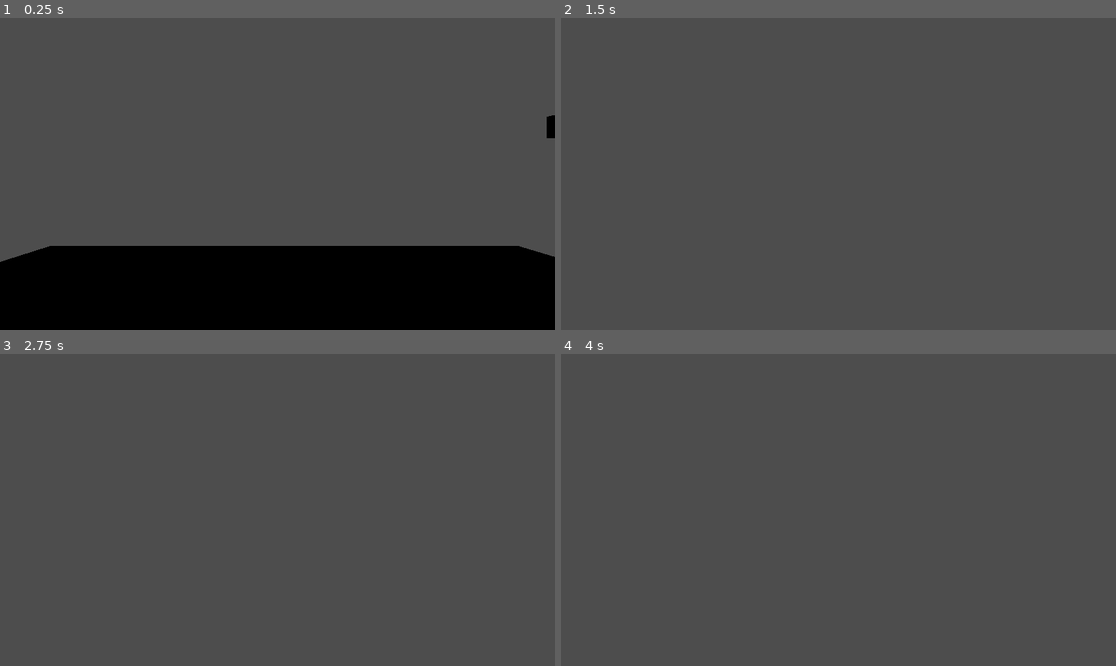
Above: before the commit, frames 1-4 (two rows, left to right).
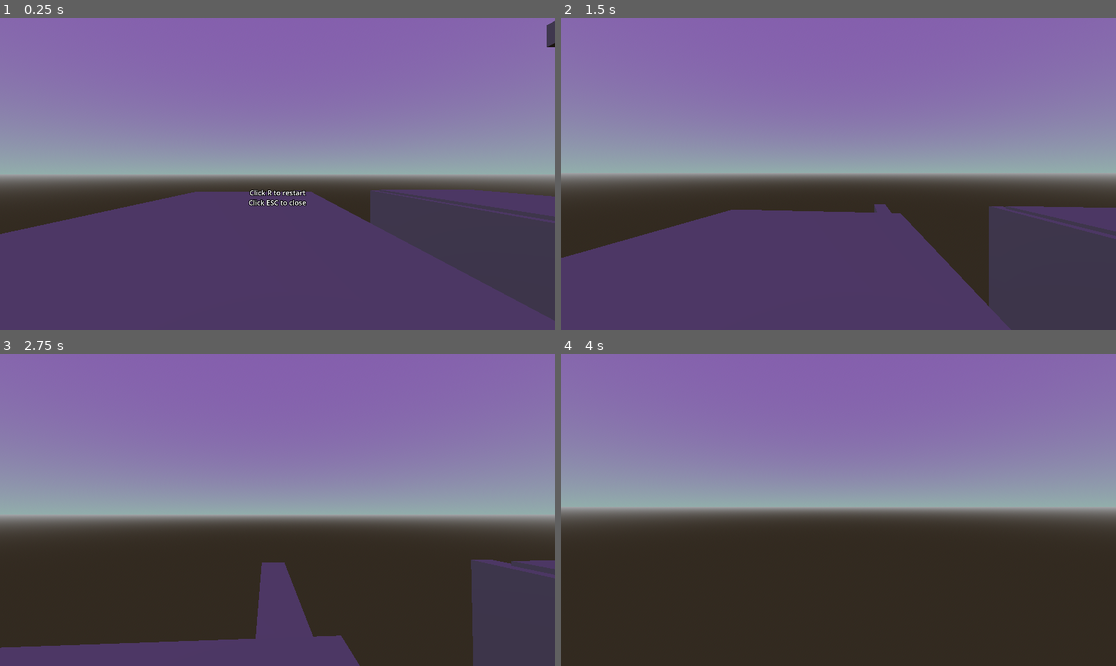
Above: after the commit, the same moments.

Repository: furiousknight25/grapplehooks
Game: Godot game, scene res://enviornments/3d Enviornment.tscn
Two runs of this game, one before a commit and one after it. Both use one fixed random seed, a clock stepped at 60 frames per second and the inputs below. Before the commit the project starts from res://3d Enviornment.tscn.
Inputs (mouse positions are in pixels of both pictures, inside the frame that each line leads up to):
- Up to frame 1 (0.25 s): no input
- Up to frame 2 (1.5 s): move the mouse to (866, 174) at 0.52 s; hold W (forward) from 0.53 s (still down); click (866, 174) at 0.6 s; tap Space (jump) at 0.77, 1.07 s; right-click (866, 174) at 0.8 s; move the mouse to (810, 174) at 1.27 s; right-click (810, 174) at 1.35 s
- Up to frame 3 (2.75 s): keep holding W (forward); tap Space (jump) at 1.52, 1.55, 1.82, 2.1 s; move the mouse to (288, 503) at 2.02 s; click (288, 503) at 2.3 s
- Up to frame 4 (4 s): keep holding W (forward); move the mouse to (832, 516) at 2.77 s; click (832, 516) at 2.85 s; tap Space (jump) at 3.02, 3.32, 3.77, 3.8 s; right-click (832, 516) at 3.05 s; move the mouse to (877, 513) at 3.52 s; right-click (877, 513) at 3.6 s

The runs differ from the first frame. In frame 1, 82% of the frame differs, in the area x 0-100%, y 0-100%; in frame 2, 63%; in frame 3, 85%; in frame 4, 97%.

Commit message:
Baseplate

Diff:
--- a/3d Enviornment.tscn
+++ /dev/null
@@ -1,60 +0,0 @@
-[gd_scene load_steps=6 format=3 uid="uid://dn6u2y5kq84v0"]
-
-[ext_resource type="PackedScene" uid="uid://bcx63mqj80yes" path="res://Player Conrollers/FirstPersonController.tscn" id="1_he5k6"]
-
-[sub_resource type="BoxShape3D" id="BoxShape3D_ra2v0"]
-size = Vector3(10.9714, 1, 11.8503)
-
-[sub_resource type="BoxMesh" id="BoxMesh_afy8w"]
-size = Vector3(10.9714, 1, 11.8503)
-
-[sub_resource type="BoxShape3D" id="BoxShape3D_lpj44"]
-size = Vector3(0.887253, 0.632813, 11.8503)
-
-[sub_resource type="BoxMesh" id="BoxMesh_w85xn"]
-size = Vector3(0.887253, 0.632813, 11.8503)
-
-[node name="Node3D" type="Node3D"]
-
-[node name="Enviornment" type="Node3D" parent="."]
-
-[node name="StaticBody3D" type="StaticBody3D" parent="Enviornment"]
-
-[node name="CollisionShape3D" type="CollisionShape3D" parent="Enviornment/StaticBody3D"]
-transform = Transform3D(1, 0, 0, 0, 1, 0, 0, 0, 1, 0.160034, 0, 1.14343)
-shape = SubResource("BoxShape3D_ra2v0")
-
-[node name="MeshInstance3D" type="MeshInstance3D" parent="Enviornment/StaticBody3D/CollisionShape3D"]
-mesh = SubResource("BoxMesh_afy8w")
-
-[node name="StaticBody3D2" type="StaticBody3D" parent="Enviornment"]
-transform = Transform3D(1, 0, 0, 0, 1, 0, 0, 0, 1, 11.0027, -0.682817, 0)
-
-[node name="CollisionShape3D" type="CollisionShape3D" parent="Enviornment/StaticBody3D2"]
-transform = Transform3D(1, 0, 0, 0, 1, 0, 0, 0, 1, 0.160034, 0, 1.14343)
-shape = SubResource("BoxShape3D_ra2v0")
-
-[node name="MeshInstance3D" type="MeshInstance3D" parent="Enviornment/StaticBody3D2/CollisionShape3D"]
-transform = Transform3D(1, 0, 0, 0, 1, 0, 0, 0, 1, -3.497, -0.327069, 0)
-mesh = SubResource("BoxMesh_afy8w")
-
-[node name="StaticBody3D3" type="StaticBody3D" parent="Enviornment"]
-transform = Transform3D(1, 0, 0, 0, 1, 0, 0, 0, 1, 15.642, -0.200669, 0)
-
-[node name="CollisionShape3D" type="CollisionShape3D" parent="Enviornment/StaticBody3D3"]
-transform = Transform3D(1, 0, 0, 0, 1, 0, 0, 0, 1, 0.160034, 0, 1.14343)
-shape = SubResource("BoxShape3D_ra2v0")
-
-[node name="MeshInstance3D" type="MeshInstance3D" parent="Enviornment/StaticBody3D3/CollisionShape3D"]
-mesh = SubResource("BoxMesh_afy8w")
-
-[node name="StaticBody3D4" type="StaticBody3D" parent="Enviornment"]
-transform = Transform3D(1, 0, 0, 0, 1, 0, 0, 0, 1, 8.29654, 3.54114, 0)
-
-[node name="CollisionShape3D" type="CollisionShape3D" parent="Enviornment/StaticBody3D4"]
-shape = SubResource("BoxShape3D_lpj44")
-
-[node name="MeshInstance3D" type="MeshInstance3D" parent="Enviornment/StaticBody3D4/CollisionShape3D"]
-mesh = SubResource("BoxMesh_w85xn")
-
-[node name="CharacterBody3D" parent="." instance=ExtResource("1_he5k6")]
--- /dev/null
+++ b/Player Conrollers/2dPlayerController.tscn
@@ -0,0 +1,16 @@
+[gd_scene load_steps=3 format=3 uid="uid://cs3r1t3bqjd7g"]
+
+[ext_resource type="Script" path="res://assets/2dPlayer.gd" id="1_q464i"]
+
+[sub_resource type="CapsuleShape2D" id="CapsuleShape2D_lgoco"]
+
+[node name="CharacterBody2D" type="CharacterBody2D"]
+script = ExtResource("1_q464i")
+
+[node name="CollisionShape2D" type="CollisionShape2D" parent="."]
+shape = SubResource("CapsuleShape2D_lgoco")
+
+[node name="Polygon2D" type="Polygon2D" parent="CollisionShape2D"]
+polygon = PackedVector2Array(0, 15, 8, 11, 10, 6, 10, -8, 6, -14, 0, -15, -7, -13, -10, -8, -10, 7, -7, 12)
+
+[node name="Camera2D" type="Camera2D" parent="."]
--- /dev/null
+++ b/Player Conrollers/PREMADE2dPlayer.tscn
@@ -0,0 +1,79 @@
+[gd_scene load_steps=11 format=3 uid="uid://bymky5h6gnut7"]
+
+[ext_resource type="Script" path="res://Player Conrollers/PREMADE2dplayerscript.gd" id="1_1h1nw"]
+[ext_resource type="Texture2D" uid="uid://3eeycd867v6r" path="res://assets/player.png" id="2_4b80w"]
+[ext_resource type="Texture2D" uid="uid://dnmpgnycgnouq" path="res://assets/playerred.png" id="3_oeudh"]
+[ext_resource type="Script" path="res://Player Conrollers/PREMADEhookpointforpremadeplayer.gd" id="4_xm16j"]
+[ext_resource type="Texture2D" uid="uid://n4lnlu4dd0jg" path="res://assets/chain.png" id="5_qxsx8"]
+[ext_resource type="Texture2D" uid="uid://cthr05p2tkton" path="res://assets/mace.png" id="6_j4ccy"]
+
+[sub_resource type="SpriteFrames" id="SpriteFrames_715a1"]
+animations = [{
+"frames": [{
+"duration": 1.0,
+"texture": ExtResource("2_4b80w")
+}],
+"loop": true,
+"name": &"default",
+"speed": 5.0
+}, {
+"frames": [{
+"duration": 1.0,
+"texture": ExtResource("3_oeudh")
+}],
+"loop": true,
+"name": &"red",
+"speed": 5.0
+}]
+
+[sub_resource type="Curve" id="Curve_50crs"]
+_data = [Vector2(0, 0.857143), 0.0, 0.0, 0, 0, Vector2(1, 1), 0.0, 0.0, 0, 0]
+point_count = 2
+
+[sub_resource type="CanvasTexture" id="CanvasTexture_aldgp"]
+diffuse_texture = ExtResource("5_qxsx8")
+specular_texture = ExtResource("5_qxsx8")
+texture_filter = 1
+texture_repeat = 2
+
+[sub_resource type="CircleShape2D" id="CircleShape2D_8aw1g"]
+
+[node name="Player" type="CharacterBody2D" groups=["player"]]
+collision_layer = 2
+collision_mask = 3
+script = ExtResource("1_1h1nw")
+
+[node name="Camera2D" type="Camera2D" parent="."]
+
+[node name="CollisionPolygon2D" type="CollisionPolygon2D" parent="."]
+polygon = PackedVector2Array(0, -15, -10, -1, -10, 8, 0, 15, 10, 9, 10, -2)
+
+[node name="Sprite2D" type="AnimatedSprite2D" parent="CollisionPolygon2D"]
+texture_filter = 3
+sprite_frames = SubResource("SpriteFrames_715a1")
+
+[node name="HookPoint" type="CharacterBody2D" parent="."]
+top_level = true
+z_index = -1
+collision_layer = 16
+motion_mode = 1
+wall_min_slide_angle = 3.14159
+safe_margin = 0.02
+script = ExtResource("4_xm16j")
+
+[node name="Hook" type="Line2D" parent="HookPoint"]
+top_level = true
+z_index = -3
+points = PackedVector2Array(0, -3, 0, 0)
+width = 4.0
+width_curve = SubResource("Curve_50crs")
+texture = SubResource("CanvasTexture_aldgp")
+texture_mode = 1
+
+[node name="CollisionShape2D" type="CollisionShape2D" parent="HookPoint"]
+shape = SubResource("CircleShape2D_8aw1g")
+
+[node name="Sprite2D" type="Sprite2D" parent="HookPoint"]
+texture_filter = 1
+scale = Vector2(0.694541, 0.694541)
+texture = ExtResource("6_j4ccy")
--- /dev/null
+++ b/Player Conrollers/PREMADE2dplayerscript.gd
@@ -0,0 +1,79 @@
+extends CharacterBody2D
+
+var gravity = ProjectSettings.get_setting("physics/2d/default_gravity") #980
+var stand_threshold = 100
+var hook_point = Vector2.ZERO
+var hook_length = 0
+@export var centri_force : Vector2
+
+@export var bounce := .4
+var can_bounce = false
+
+@onready var babyboo_sprite = $CollisionPolygon2D
+
+@onready var default_scale_sprite = $CollisionPolygon2D/Sprite2D.scale
+
+func _physics_process(delta):
+	$CollisionPolygon2D/Sprite2D.scale.y = (default_scale_sprite.y + velocity.length() / 1500 + .2)
+	$CollisionPolygon2D/Sprite2D.scale.x = (default_scale_sprite.x - velocity.length() / 2500 + .2)
+
+#region JUNK you dont have to care abouts
+	if not is_on_floor():
+		velocity.y += gravity * delta
+
+	if get_last_slide_collision() != null:
+		velocity += get_last_slide_collision().get_normal() * (bounce * get_real_velocity().length())
+		velocity = lerp(velocity, Vector2.ZERO, delta * 3)
+		reset_bounce()
+
+
+		if get_last_slide_collision():
+			pass
+	if !get_floor_normal():
+		var forward_rotation = atan2(get_real_velocity().y, get_real_velocity().x) - PI/2
+	if get_real_velocity().length() >= stand_threshold:
+		babyboo_sprite.rotation = lerp_angle(babyboo_sprite.rotation, atan2(get_real_velocity().y, get_real_velocity().x) - PI/2, 25*delta)
+	else:
+		babyboo_sprite.rotation = lerp_angle(babyboo_sprite.rotation, 0, 12*delta)
+	if get_last_slide_collision(): velocity += transform.x * delta * 50
+	launch(delta)
+	grapple(delta)
+	babyboo_sprite.scale.x = lerp(babyboo_sprite.scale.x, 1.0, delta * 8)
+	babyboo_sprite.scale.y = lerp(babyboo_sprite.scale.y, 1.0, delta * 2)
+
+	move_and_slide()
+#endregion
+
+func launch(delta):
+	if Input.is_action_just_pressed("left_click") and can_bounce:
+		can_bounce = false
+		velocity *= 0
+		modulate.r = 0
+		$CollisionPolygon2D/Sprite2D.play("default")
+		velocity += (get_global_mouse_position() - global_position).normalized() * 600
+
+
+func grapple(delta):
+	$HookPoint/Hook.set_point_position(0, global_position)
+	$HookPoint/Hook.set_point_position(1, $HookPoint.global_position)
+	if hook_point:
+		if (hook_point - global_position).length() > hook_length:
+
+			var angle_dif = hook_point-global_position
+			centri_force = ((angle_dif).dot(velocity)/angle_dif.length_squared())*angle_dif
+			velocity += -centri_force
+
+func hurt(direction, damage_percent): #damage percent is just a whole number that
+	velocity += direction
+	babyboo_sprite.scale.y = 1.5
+	babyboo_sprite.scale.x = .5
+
+func reset_bounce():
+	can_bounce = true
+	modulate.r = 1.0
+	$CollisionPolygon2D/Sprite2D.play("red")
+
+func boost():
+	#velocity *= 1.3
+	velocity += + Vector2(0,-200)
+	reset_bounce()
--- /dev/null
+++ b/Player Conrollers/PREMADEhookpointforpremadeplayer.gd
@@ -0,0 +1,74 @@
+extends CharacterBody2D
+
+enum STATES {SWINGING, THROWN, LOCKED}
+var cur_state = STATES.SWINGING
+
+@onready var player : CharacterBody2D = get_parent()
+var hook_point = Vector2.ZERO
+
+func _ready() -> void:
+	add_collision_exception_with(player)
+	global_position = player.global_position
+
+
+func _physics_process(delta: float) -> void:
+	match cur_state:
+		STATES.SWINGING:
+			#lets spring this shit
+			swinging_process(delta)
+		STATES.THROWN:
+			thrown_process(delta)
+		STATES.LOCKED:
+			locked_process(delta)
+	move_and_slide()
+
+var tension := 300.0
+var damping := 20.0
+
+func swinging_process(delta):
+	var displacement = global_position - player.global_position
+
+	var force = -tension * displacement - damping * velocity
+	velocity += force * delta
+
+	if Input.is_action_just_pressed("right_click"): #SET STATE THROW
+		cur_state = STATES.THROWN
+		wall_min_slide_angle = PI/2
+		velocity += (get_global_mouse_position() - global_position).normalized() * 3500 #throw strength
+
+func thrown_process(delta):
+	if Input.is_action_just_released("right_click"):
+		set_state_swing()
+	for i in range(get_slide_collision_count()):
+		var collision = get_slide_collision(i)
+		if (collision == null):
+			continue
+		var collider = collision.get_collider()
+		if collider.is_in_group('enemy'):
+			set_state_locked(collider.global_position)
+			global_position = collider.global_position
+			collider.die()
+		else:
+			set_state_locked(global_position)
+
+func locked_process(delta):
+
+	velocity = Vector2.ZERO
+
+	if Input.is_action_just_released("right_click"):
+		set_state_swing()
+		player.velocity.y += -400
+	#check rope collisions here and letting go
+
+func set_state_locked(lock_point):
+	cur_state = STATES.LOCKED
+	hook_point = lock_point
+	player.hook_point = hook_point
+	player.hook_length = (hook_point - player.global_position).length()
+	#move_and_slide()
+
+func set_state_swing():
+	cur_state = STATES.SWINGING
+	hook_point = Vector2.ZERO
+	player.hook_point = Vector2.ZERO
+	wall_min_slide_angle = 0
--- a/Player Conrollers/first_person_controller.gd
+++ b/Player Conrollers/first_person_controller.gd
@@ -1,8 +1,8 @@
 extends CharacterBody3D
 
 var mouse_sensitivity = 0.002
-var jump_strength = 5
-var friction = .3
+var jump_strength = 3
+var friction = .1
 @onready var camera_3d: Camera3D = $Camera3D
 
 func _ready() -> void:
@@ -11,11 +11,18 @@
 func _physics_process(delta: float) -> void:
 
 	var input = Input.get_vector('left',"right","forward","back")
-	var movement_dir = transform.basis * Vector3(input.x, 0, input.y)
+	var movement_dir = transform.basis * Vector3(input.x, 0, input.y) #makes sure the forward is the forward you are facing
 
-	velocity += Vector3(movement_dir.x, 0, movement_dir.z)
+
 	if is_on_floor():
 		var current_friction: Vector2 = Vector2(velocity.x, velocity.z).rotated(PI) * friction
+		var friction_dir = transform.basis * Vector3(current_friction.x, 0, current_friction.y)
+		velocity += Vector3(current_friction.x, 0, current_friction.y)
+		velocity += Vector3(movement_dir.x, 0, movement_dir.z)
+
+
+	if Input.is_action_just_pressed('jump'):
+		velocity.y += jump_strength
 
 	velocity.y -= 9.8 * delta#gravity
 
--- /dev/null
+++ b/assets/2dPlayer.gd
@@ -0,0 +1,23 @@
+extends CharacterBody2D
+
+var jump_strength = 300
+var speed = 120
+var friction = .3
+func _physics_process(delta: float) -> void:
+
+	var input = Input.get_axis('left',"right")
+
+
+	if is_on_floor():
+		var current_friction: Vector2 = Vector2(velocity.x, velocity.y).rotated(PI) * friction
+		velocity += Vector2(current_friction.x, current_friction.y)
+		velocity.x += input * speed
+
+
+	if Input.is_action_just_pressed('jump') or Input.is_action_just_pressed("forward"):
+		velocity.y -= jump_strength
+
+	velocity.y += 980 * delta#gravity
+
+
+	move_and_slide()
--- /dev/null
+++ b/enviornments/2d enviornment.tscn
@@ -0,0 +1,46 @@
+[gd_scene load_steps=2 format=3 uid="uid://fgvvorgk7vi5"]
+
+[ext_resource type="PackedScene" uid="uid://cs3r1t3bqjd7g" path="res://Player Conrollers/2dPlayerController.tscn" id="1_gi6gt"]
+
+[node name="Node2D" type="Node2D"]
+
+[node name="StaticBody2D" type="StaticBody2D" parent="."]
+scale = Vector2(2.16693, 2.16693)
+
+[node name="CollisionPolygon2D" type="CollisionPolygon2D" parent="StaticBody2D"]
+polygon = PackedVector2Array(-4, 1, 50, 14, 150, 21, 269, -14, 375, -19, 498, -16, 644, -16, 678, -158, 681, -235, 575, -298, 497, -326, 333, -364, 197, -386, 22, -367, -55, -311, -41, -197, -41, -96, -14, -10, -49, -4, -108, -385, 691, -437, 729, -83, 473, 104, -57, 64, -60, 21)
+
+[node name="Polygon2D" type="Polygon2D" parent="StaticBody2D"]
+polygon = PackedVector2Array(-4, 1, 50, 14, 150, 21, 269, -14, 375, -19, 494.71, -16.1519, 650.691, -59.5313, 678, -158, 681, -235, 575, -298, 497, -326, 333, -364, 197, -386, 22, -367, -55, -311, -41, -197, -41, -96, -14, -10, -49, -4, -108, -385, 691, -437, 729, -83, 655, 5, 473, 104, -57, 64, -60, 21)
+
+[node name="StaticBody2D2" type="StaticBody2D" parent="."]
+scale = Vector2(1.73512, 1.73512)
+
+[node name="CollisionPolygon2D" type="CollisionPolygon2D" parent="StaticBody2D2"]
+polygon = PackedVector2Array(285, -212, 227, -198, 218, -146, 357, -154, 382, -219)
+
+[node name="Polygon2D" type="Polygon2D" parent="StaticBody2D2"]
+polygon = PackedVector2Array(285, -212, 227, -198, 218, -146, 357, -154, 382, -219)
+
+[node name="StaticBody2D3" type="StaticBody2D" parent="."]
+position = Vector2(499, 107)
+scale = Vector2(1.73512, 1.73512)
+
+[node name="CollisionPolygon2D" type="CollisionPolygon2D" parent="StaticBody2D3"]
+polygon = PackedVector2Array(285, -212, 227, -198, 218, -146, 357, -154, 382, -219)
+
+[node name="Polygon2D" type="Polygon2D" parent="StaticBody2D3"]
+polygon = PackedVector2Array(285, -212, 227, -198, 218, -146, 357, -154, 382, -219)
+
+[node name="StaticBody2D4" type="StaticBody2D" parent="."]
+position = Vector2(-417, -76)
+scale = Vector2(1.73512, 1.73512)
+
+[node name="CollisionPolygon2D" type="CollisionPolygon2D" parent="StaticBody2D4"]
+polygon = PackedVector2Array(285, -212, 227, -198, 218, -146, 357, -154, 382, -219)
+
+[node name="Polygon2D" type="Polygon2D" parent="StaticBody2D4"]
+polygon = PackedVector2Array(285, -212, 227, -198, 218, -146, 357, -154, 382, -219)
+
+[node name="Player" parent="." instance=ExtResource("1_gi6gt")]
+position = Vector2(111, -31)
--- /dev/null
+++ b/enviornments/3d Enviornment.tscn
@@ -0,0 +1,99 @@
+[gd_scene load_steps=9 format=3 uid="uid://dn6u2y5kq84v0"]
+
+[ext_resource type="PackedScene" uid="uid://bcx63mqj80yes" path="res://Player Conrollers/FirstPersonController.tscn" id="1_ucsfy"]
+
+[sub_resource type="BoxShape3D" id="BoxShape3D_ra2v0"]
+size = Vector3(10.9714, 1, 51.4177)
+
+[sub_resource type="BoxMesh" id="BoxMesh_afy8w"]
+size = Vector3(10.9714, 1, 51.4177)
+
+[sub_resource type="BoxShape3D" id="BoxShape3D_lpj44"]
+size = Vector3(0.887253, 0.632813, 11.8503)
+
+[sub_resource type="BoxMesh" id="BoxMesh_w85xn"]
+size = Vector3(0.887253, 0.632813, 11.8503)
+
+[sub_resource type="ProceduralSkyMaterial" id="ProceduralSkyMaterial_wcrb1"]
+sky_top_color = Color(0.517281, 0.364497, 0.678797, 1)
+sky_horizon_color = Color(0.571295, 0.681793, 0.671322, 1)
+
+[sub_resource type="Sky" id="Sky_dgpxw"]
+sky_material = SubResource("ProceduralSkyMaterial_wcrb1")
+
+[sub_resource type="Environment" id="Environment_wcro0"]
+background_mode = 2
+sky = SubResource("Sky_dgpxw")
+
+[node name="Node3D" type="Node3D"]
+
+[node name="Enviornment" type="Node3D" parent="."]
+
+[node name="StaticBody3D" type="StaticBody3D" parent="Enviornment"]
+transform = Transform3D(1, 0, 0, 0, 1, 0, 0, 0, 1, -2.53637, 0, 0)
+
+[node name="CollisionShape3D" type="CollisionShape3D" parent="Enviornment/StaticBody3D"]
+transform = Transform3D(1, 0, 0, 0, 1, 0, 0, 0, 1, 0.160034, 0, 6.16418)
+shape = SubResource("BoxShape3D_ra2v0")
+
+[node name="MeshInstance3D" type="MeshInstance3D" parent="Enviornment/StaticBody3D/CollisionShape3D"]
+transform = Transform3D(1, 0, 0, 0, 1, 0, 0, 0, 1, 0.0782166, 0, 0)
+mesh = SubResource("BoxMesh_afy8w")
+
+[node name="StaticBody3D2" type="StaticBody3D" parent="Enviornment"]
+transform = Transform3D(1, 0, 0, 0, 1, 0, 0, 0, 1, 7.56279, -9.70707, 0)
+
+[node name="CollisionShape3D" type="CollisionShape3D" parent="Enviornment/StaticBody3D2"]
+transform = Transform3D(1, 0, 0, 0, 1, 0, 0, 0, 1, 0.160034, 0, 1.14343)
+shape = SubResource("BoxShape3D_ra2v0")
+
+[node name="MeshInstance3D" type="MeshInstance3D" parent="Enviornment/StaticBody3D2/CollisionShape3D"]
+mesh = SubResource("BoxMesh_afy8w")
+
+[node name="StaticBody3D5" type="StaticBody3D" parent="Enviornment"]
+transform = Transform3D(-4.37114e-08, -1, 0, 1, -4.37114e-08, 0, 0, 0, 1, 12.2413, -5.38444, 0)
+
+[node name="CollisionShape3D" type="CollisionShape3D" parent="Enviornment/StaticBody3D5"]
+shape = SubResource("BoxShape3D_ra2v0")
+
+[node name="MeshInstance3D" type="MeshInstance3D" parent="Enviornment/StaticBody3D5/CollisionShape3D"]
+mesh = SubResource("BoxMesh_afy8w")
+
+[node name="StaticBody3D6" type="StaticBody3D" parent="Enviornment"]
+transform = Transform3D(-4.37114e-08, -1, 0, 1, -4.37114e-08, 0, 0, 0, 1, 2.44019, -5.38444, 0)
+
+[node name="CollisionShape3D" type="CollisionShape3D" parent="Enviornment/StaticBody3D6"]
+shape = SubResource("BoxShape3D_ra2v0")
+
+[node name="MeshInstance3D" type="MeshInstance3D" parent="Enviornment/StaticBody3D6/CollisionShape3D"]
+mesh = SubResource("BoxMesh_afy8w")
+
+[node name="StaticBody3D3" type="StaticBody3D" parent="Enviornment"]
+transform = Transform3D(1, 0, 0, 0, 1, 0, 0, 0, 1, 17.6204, -0.200669, 0)
+
+[node name="CollisionShape3D" type="CollisionShape3D" parent="Enviornment/StaticBody3D3"]
+transform = Transform3D(1, 0, 0, 0, 1, 0, 0, 0, 1, 0.160034, 0, 1.14343)
+shape = SubResource("BoxShape3D_ra2v0")
+
+[node name="MeshInstance3D" type="MeshInstance3D" parent="Enviornment/StaticBody3D3/CollisionShape3D"]
+mesh = SubResource("BoxMesh_afy8w")
+
+[node name="StaticBody3D4" type="StaticBody3D" parent="Enviornment"]
+transform = Transform3D(1, 0, 0, 0, 1, 0, 0, 0, 1, 8.29654, 6.204, 0)
+
+[node name="CollisionShape3D" type="CollisionShape3D" parent="Enviornment/StaticBody3D4"]
+shape = SubResource("BoxShape3D_lpj44")
+
+[node name="MeshInstance3D" type="MeshInstance3D" parent="Enviornment/StaticBody3D4/CollisionShape3D"]
+mesh = SubResource("BoxMesh_w85xn")
+
+[node name="Label3D" type="Label3D" parent="Enviornment"]
+transform = Transform3D(1, 0, 0, 0, 1, 0, 0, 0, 1, 0, 1.64571, -4.64842)
+billboard = 1
+text = "Click R to restart
+Click ESC to close"
+
+[node name="CharacterBody3D" parent="." instance=ExtResource("1_ucsfy")]
+
+[node name="WorldEnvironment" type="WorldEnvironment" parent="."]
+environment = SubResource("Environment_wcro0")
--- /dev/null
+++ b/enviornments/premade player enviornment.tscn
@@ -0,0 +1,46 @@
+[gd_scene load_steps=2 format=3 uid="uid://c4xvhwa6bnnmk"]
+
+[ext_resource type="PackedScene" uid="uid://bymky5h6gnut7" path="res://Player Conrollers/PREMADE2dPlayer.tscn" id="1_1i4fp"]
+
+[node name="Node2D" type="Node2D"]
+
+[node name="StaticBody2D" type="StaticBody2D" parent="."]
+scale = Vector2(2.16693, 2.16693)
+
+[node name="CollisionPolygon2D" type="CollisionPolygon2D" parent="StaticBody2D"]
+polygon = PackedVector2Array(-4, 1, 50, 14, 150, 21, 269, -14, 375, -19, 498, -16, 644, -16, 678, -158, 681, -235, 575, -298, 497, -326, 333, -364, 197, -386, 22, -367, -55, -311, -41, -197, -41, -96, -14, -10, -49, -4, -108, -385, 691, -437, 729, -83, 473, 104, -57, 64, -60, 21)
+
+[node name="Polygon2D" type="Polygon2D" parent="StaticBody2D"]
+polygon = PackedVector2Array(-4, 1, 50, 14, 150, 21, 269, -14, 375, -19, 494.71, -16.1519, 650.691, -59.5313, 678, -158, 681, -235, 575, -298, 497, -326, 333, -364, 197, -386, 22, -367, -55, -311, -41, -197, -41, -96, -14, -10, -49, -4, -108, -385, 691, -437, 729, -83, 655, 5, 473, 104, -57, 64, -60, 21)
+
+[node name="StaticBody2D2" type="StaticBody2D" parent="."]
+scale = Vector2(1.73512, 1.73512)
+
+[node name="CollisionPolygon2D" type="CollisionPolygon2D" parent="StaticBody2D2"]
+polygon = PackedVector2Array(285, -212, 227, -198, 218, -146, 357, -154, 382, -219)
+
+[node name="Polygon2D" type="Polygon2D" parent="StaticBody2D2"]
+polygon = PackedVector2Array(285, -212, 227, -198, 218, -146, 357, -154, 382, -219)
+
+[node name="StaticBody2D3" type="StaticBody2D" parent="."]
+position = Vector2(499, 107)
+scale = Vector2(1.73512, 1.73512)
+
+[node name="CollisionPolygon2D" type="CollisionPolygon2D" parent="StaticBody2D3"]
+polygon = PackedVector2Array(285, -212, 227, -198, 218, -146, 357, -154, 382, -219)
+
+[node name="Polygon2D" type="Polygon2D" parent="StaticBody2D3"]
+polygon = PackedVector2Array(285, -212, 227, -198, 218, -146, 357, -154, 382, -219)
+
+[node name="StaticBody2D4" type="StaticBody2D" parent="."]
+position = Vector2(-417, -76)
+scale = Vector2(1.73512, 1.73512)
+
+[node name="CollisionPolygon2D" type="CollisionPolygon2D" parent="StaticBody2D4"]
+polygon = PackedVector2Array(285, -212, 227, -198, 218, -146, 357, -154, 382, -219)
+
+[node name="Polygon2D" type="Polygon2D" parent="StaticBody2D4"]
+polygon = PackedVector2Array(285, -212, 227, -198, 218, -146, 357, -154, 382, -219)
+
+[node name="Player" parent="." instance=ExtResource("1_1i4fp")]
+position = Vector2(99, -95)
--- a/project.godot
+++ b/project.godot
@@ -11,7 +11,7 @@
 [application]
 
 config/name="GrappleHooks"
-run/main_scene="res://3d Enviornment.tscn"
+run/main_scene="res://enviornments/3d Enviornment.tscn"
 config/features=PackedStringArray("4.3", "Forward Plus")
 config/icon="res://icon.png"
 
Binary file added: assets/chain.png
Not shown, added: assets/chain.png.import
Binary file added: assets/mace.png
Not shown, added: assets/mace.png.import
Binary file added: assets/player.png
Not shown, added: assets/player.png.import
Binary file added: assets/playerred.png
Not shown, added: assets/playerred.png.import
